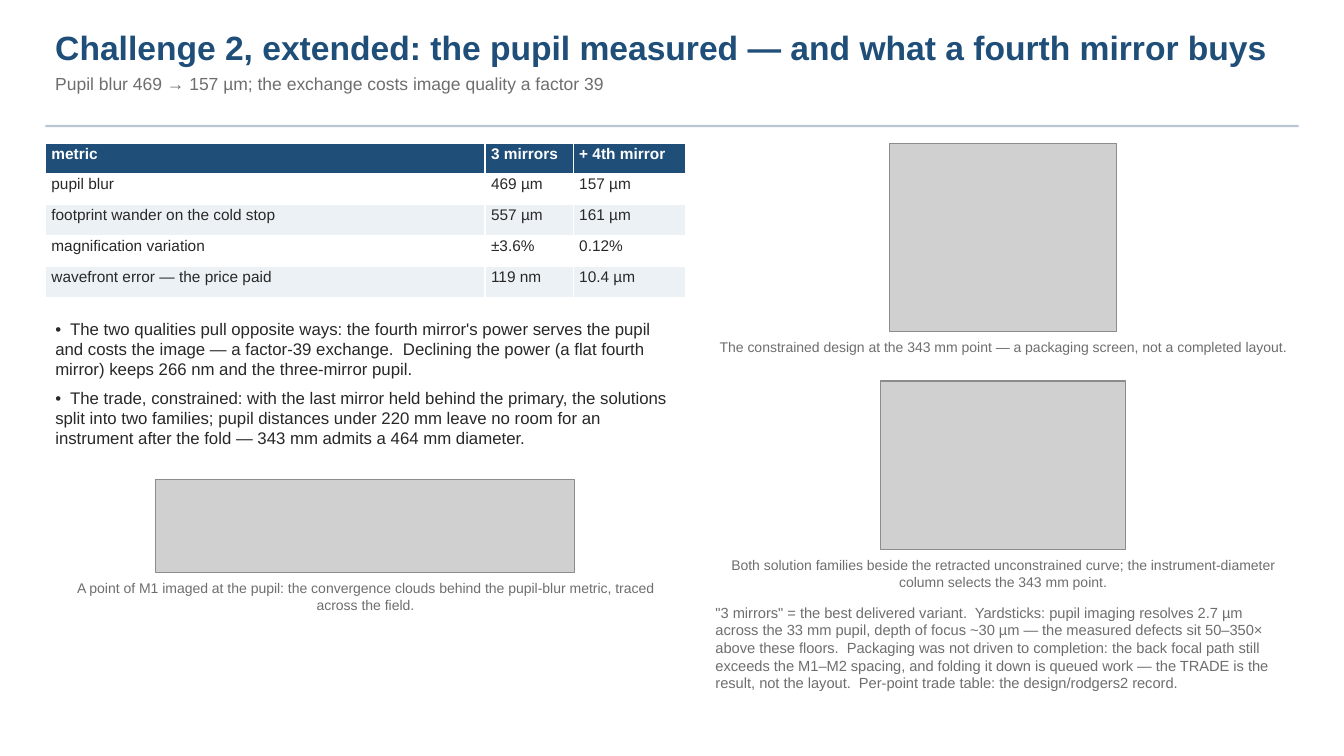
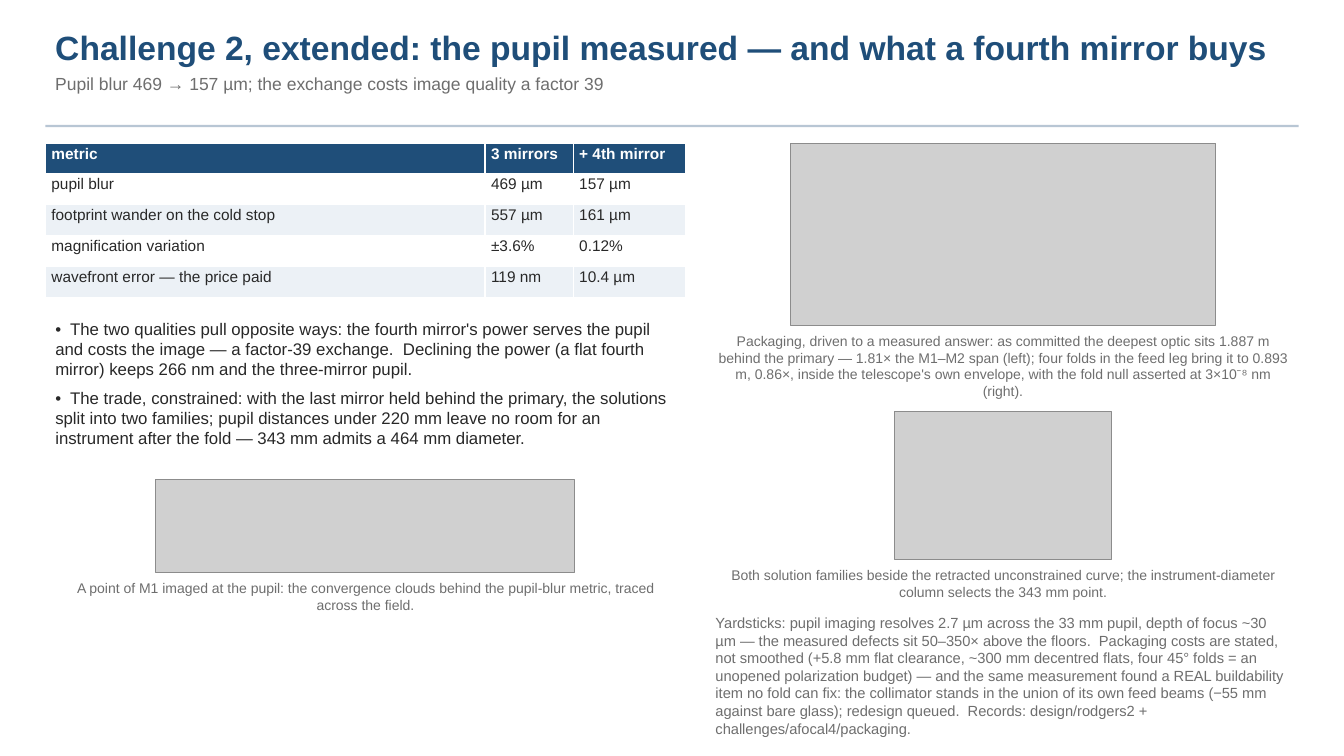
Before and after one commit to nasa-jpl/macos, a slide deck: slide 12 of demo_session/deck_keysight.pptx. Drawn at 1344x756 pixels with LibreOffice and Linux fonts; fonts in the diff are those of the drawing; grey boxes stand for pictures. Boxes give left, top, right and bottom in pixels: in the first picture for what was removed or moved away, otherwise in the second. Text is boxed around its words. In the diff, an @@ line names an element or a change of style, - is before the commit and + after.

```diff
--- a/demo_session/deck_keysight.pptx
+++ b/demo_session/deck_keysight.pptx
@@ picture: place and size @@
-picture at (890, 143, 1116, 332)
+picture at (790, 143, 1216, 326)
@@ text at (719, 336, 1288, 399): text changed @@
-The constrained design at the 343 mm point — a packaging screen, not a completed layout.
+Packaging, driven to a measured answer: as committed the deepest optic sits 1.887 m behind the primary — 1.81× the M1–M2 span (left); four folds in the feed leg bring it to 0.893 m, 0.86×, inside the telescope's own envelope, with the fold null asserted at 3×10⁻⁸ nm (right).
@@ picture: place and size @@
-picture at (880, 381, 1126, 549)
+picture at (895, 411, 1112, 560)
@@ text "Both solution families beside the ...": place and size @@
-text "Both solution families beside the ..." at (731, 560, 1275, 590)
+text "Both solution families beside the ..." at (731, 570, 1275, 600)
@@ text at (715, 617, 1283, 737): text changed @@
-"3 mirrors" = the best delivered variant. Yardsticks: pupil imaging resolves 2.7 µm across the 33 mm pupil, depth of focus ~30 µm — the measured defects sit 50–350× above these floors. Packaging was not driven to completion: the back focal path still exceeds the M1–M2 spacing, and folding it down is queued work — the TRADE is the result, not the layout. Per-point trade table: the design/rodgers2 record.
+Yardsticks: pupil imaging resolves 2.7 µm across the 33 mm pupil, depth of focus ~30 µm — the measured defects sit 50–350× above the floors. Packaging costs are stated, not smoothed (+5.8 mm flat clearance, ~300 mm decentred flats, four 45° folds = an unopened polarization budget) — and the same measurement found a REAL buildability item no fold can fix: the collimator stands in the union of its own feed beams (−55 mm against bare glass); redesign queued. Records: design/rodgers2 + challenges/afocal4/packaging.
```
Also in this commit, not shown: 1 other slide changed, 3 other files.
